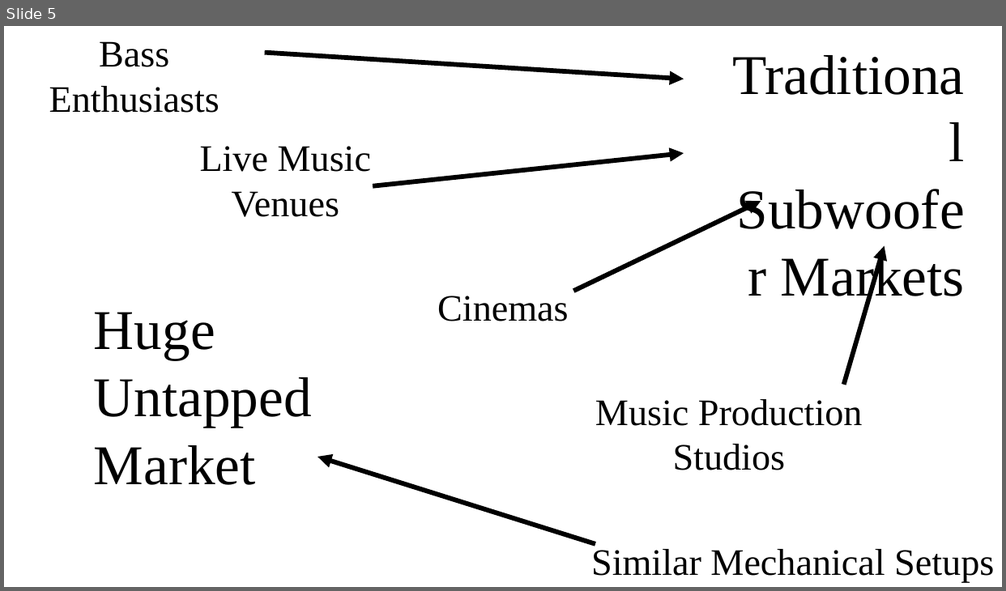
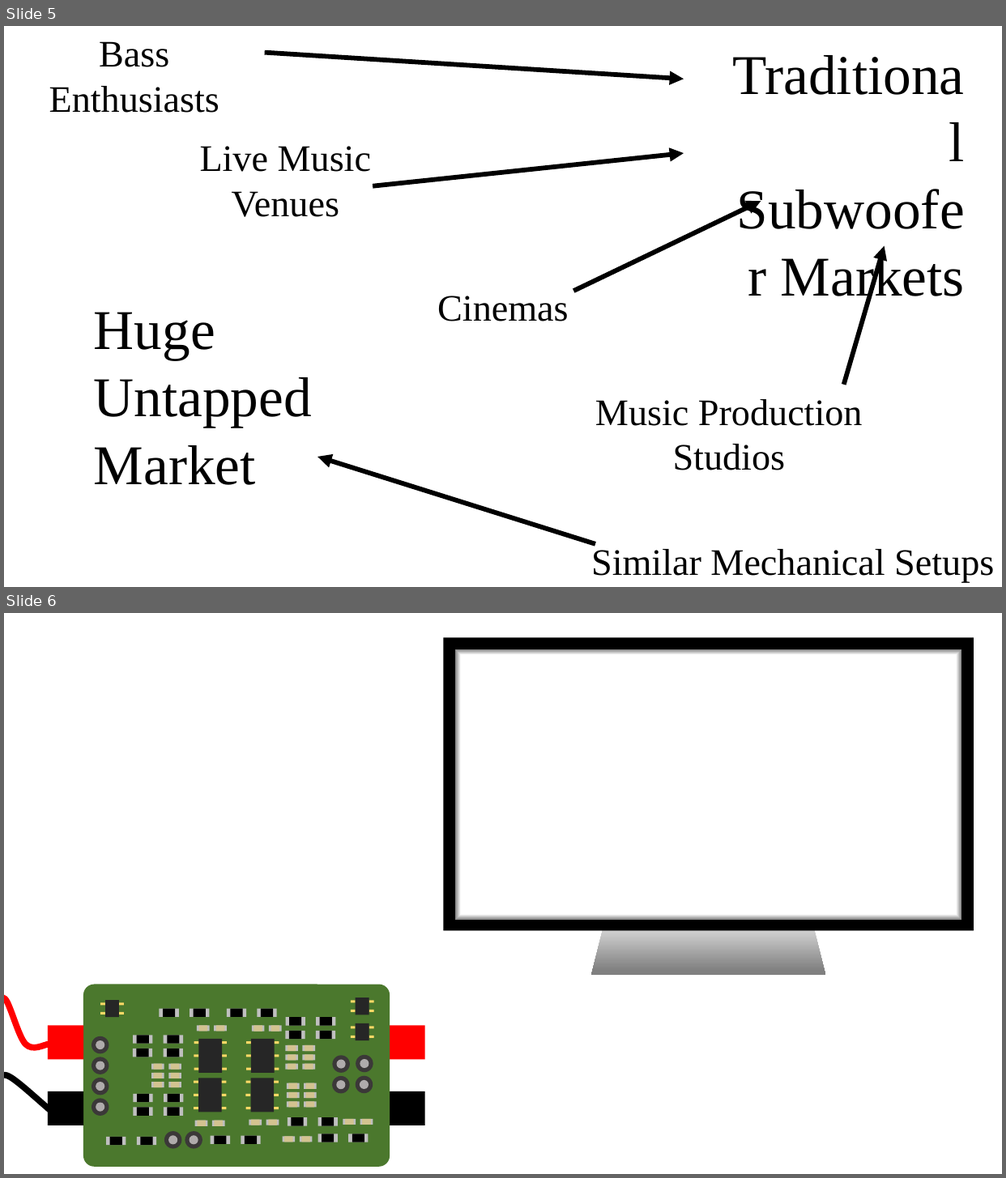
Before and after one commit to spez1998/3rd-year-project, a slide deck: Deliverables/EngagementVideo/video_animation.pptx. Shown one above the other, each under a label of ours: slide 5 before the commit, slides 5 and 6 after it. The pictures are 1006x591 and 1006x1178 pixels, drawn with LibreOffice and Linux fonts; fonts in the diff are those of the drawing. Boxes give left, top, right and bottom in pixels: in the first picture for what was removed or moved away, otherwise in the second. Text is boxed around its words. In the diff, an @@ line names an element or a change of style, - is before the commit and + after.

```diff
--- a/Deliverables/EngagementVideo/video_animation.pptx
+++ b/Deliverables/EngagementVideo/video_animation.pptx
@@ slide 6 added at (x1=4, y1=613, x2=1002, y2=1174), background #FFFFFF @@
@@ rectangle added at (x1=444, y1=637, x2=974, y2=931), fill #000000 @@
@@ rectangle added at (x1=450, y1=647, x2=967, y2=923), fill gradient #FFFFFF to #808080 to #000000 @@
@@ trapezoid added at (x1=592, y1=926, x2=826, y2=974), fill gradient #D9D9D9 to #808080 @@
@@ group added at (x1=4, y1=984, x2=425, y2=1167): 155 rectangles, 20 ellipses, 2 freeform shapes, 1 rounded rectangle @@
```
Also in this commit, not shown: 1 slide removed.
